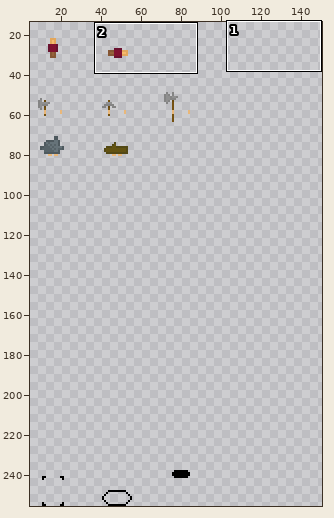
Sprite sheet, stored at peon_game/Resources/Textures/peon.png. The first picture is a wide view before the edit; the outline marks the close-up.
Close-up. Old version:
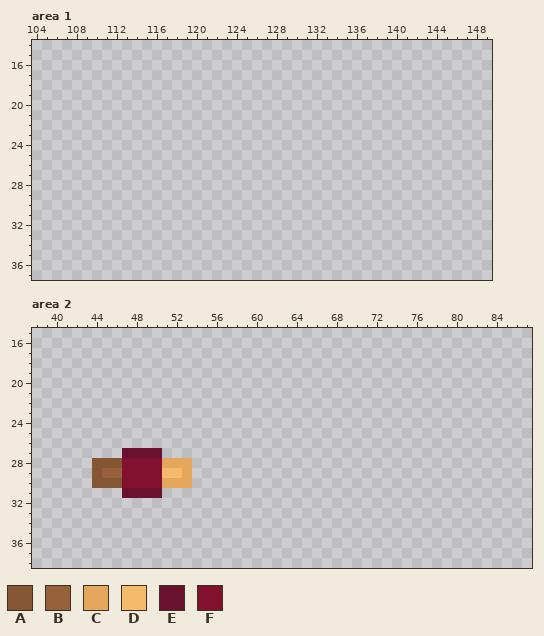
The file is 256x256 pixels. Shown: area 1: x 104..149, y 14..37; area 2: x 38..87, y 15..38. The wide view leaves out empty margins.
Palette (. is transparent): A #855634  B #96613a  C #e4a75b  D #f6ba6c  E #6a112f  F #81112f
Pixels before, area 2, first column x 44:
27 ...EEEE...
28 AAAFFFFCCC
29 ABBFFFFDDC
30 AAAFFFFCCC
31 ...EEEE...
After the commit:
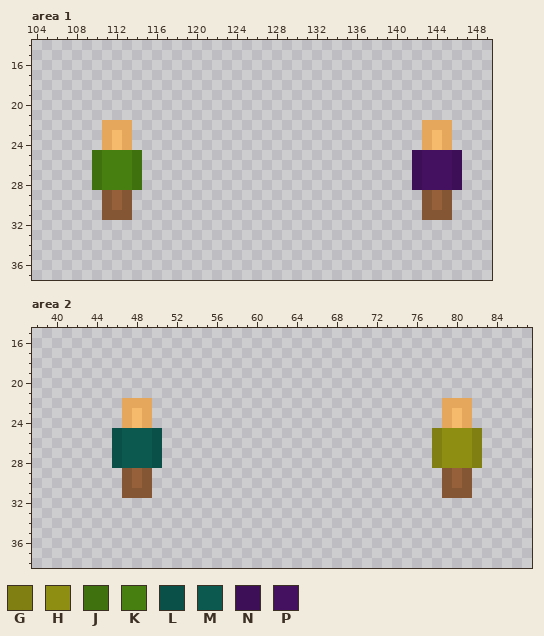
Colours new in this view: G #7f8011  H #8e8e13  J #3f720f  K #477f11  L #0b5048  M #0c594f  N #3d0f56  P #43115f
Diff:
Area 1:
The edit adds colour A in rows 29 to 30 at x 111, 113, 143 and 145; in row 31 at x 111 to 113 and 143 to 145.
The edit adds colour B in rows 29 to 30 at x 112 and 144.
The edit adds colour C in row 22 at x 111 to 113 and 143 to 145; in rows 23 to 24 at x 111, 113, 143 and 145.
The edit adds colour D in rows 23 to 24 at x 112 and 144.
The edit adds colour J in rows 25 to 28 at x 110 and 114.
The edit adds colour K in rows 25 to 28 at x 111 to 113.
The edit adds colour N in rows 25 to 28 at x 142 and 146.
The edit adds colour P in rows 25 to 28 at x 143 to 145.
Area 2:
The edit adds colour A in rows 29 to 30 at x 79 and 81; in row 31 at x 79 to 81.
Colour E gives way to colour A in row 31 at x 47 to 49.
Colour F gives way to colour A in rows 29 to 30 at x 47 and 49.
The edit adds colour B in rows 29 to 30 at x 80.
Colour F gives way to colour B in rows 29 to 30 at x 48.
The edit adds colour C in row 22 at x 47 to 49 and 79 to 81; in rows 23 to 24 at x 47, 49, 79 and 81.
The edit adds colour D in rows 23 to 24 at x 48 and 80.
The edit adds colour G in rows 25 to 28 at x 78 and 82.
The edit adds colour H in rows 25 to 28 at x 79 to 81.
The edit adds colour L in rows 25 to 26 at x 46 and 50; in row 27 at x 46.
Colour A gives way to colour L in row 28 at x 46.
Colour E gives way to colour L in row 27 at x 50.
Colour F gives way to colour L in row 28 at x 50.
The edit adds colour M in rows 25 to 26 at x 47 to 49.
Colour E gives way to colour M in row 27 at x 47 to 49.
Colour F gives way to colour M in row 28 at x 47 to 49.
The author cleared colour A in row 28 at x 44 to 45; in row 29 at x 44; in row 30 at x 44 to 46.
The author cleared colour B in row 29 at x 45 to 46.
The author cleared colour C in row 28 at x 51 to 53; in row 29 at x 53; in row 30 at x 51 to 53.
The author cleared colour D in row 29 at x 51 to 52.
The author cleared colour E in row 31 at x 50.
The author cleared colour F in rows 29 to 30 at x 50.
Where, in picture pixels (left, top, right, bottom), the same in both close-ups:
added: (92, 120, 142, 220)
added: (412, 120, 462, 220)
changed: (92, 398, 192, 498)
added: (432, 398, 482, 498)
